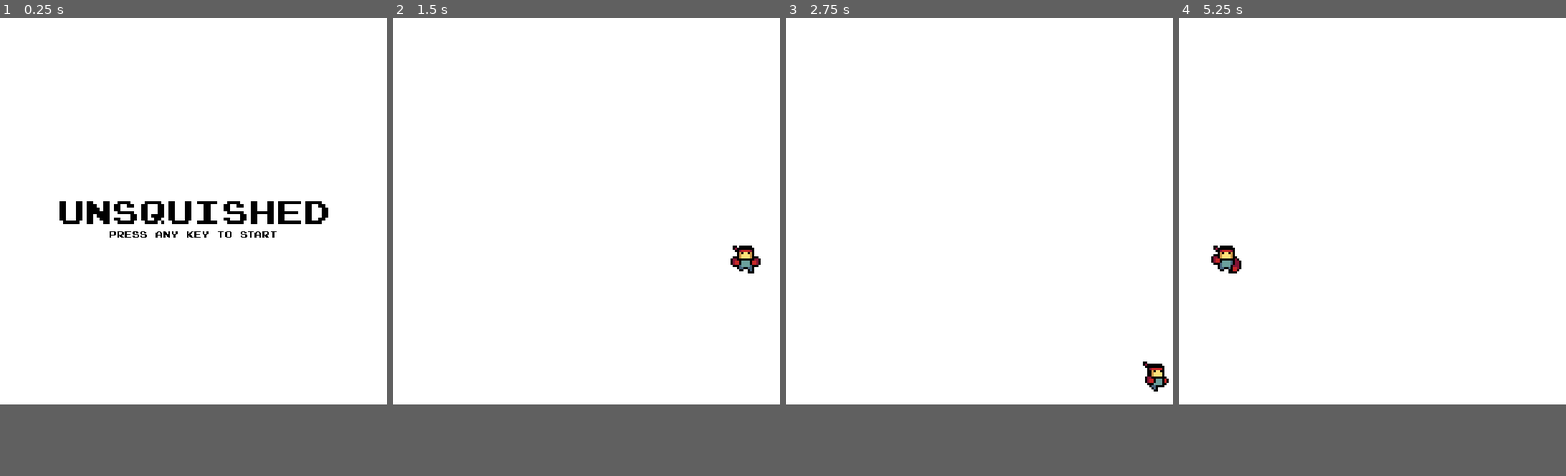
Above: before the commit, frames 1-4 (left to right).
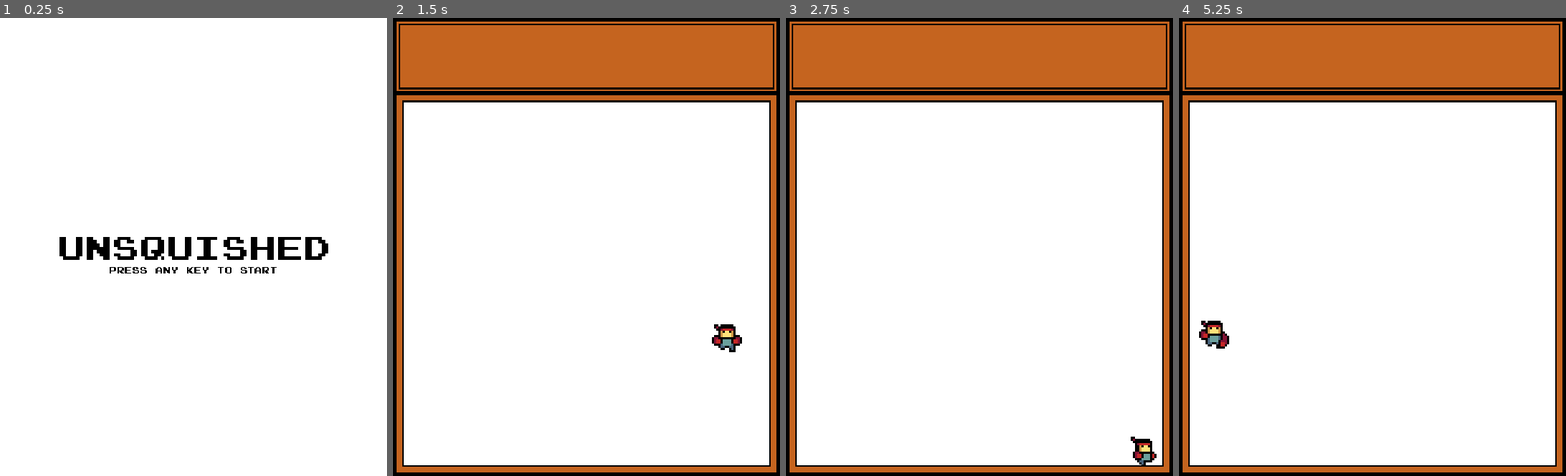
Above: after the commit, the same moments.

Repository: Compsciler/Unsquished
Game: Godot game, scene res://title_scene.tscn
The game is run twice, just before and just after one commit, with the same random seed, the same clock (stepped at 60 frames per second) and the same inputs. The engine's default icon, where the game draws it, is replaced by a stand-in: a white triangle on a blue panel in a dark square.
Inputs:
- Up to frame 1 (0.25 s): no input
- Up to frame 2 (1.5 s): tap Enter at 0.5 s; hold D (right) 0.53-1.28 s; tap J (hit) at 0.6 s; hold S (down) from 1.28 s (still down); tap Space (super) at 1.35 s
- Up to frame 3 (2.75 s): release S (down) at 2.03 s; hold D (right) from 2.03 s (still down); tap J (hit) at 2.1 s
- Up to frame 4 (5.25 s): release D (right) at 2.78 s; hold W (up) 2.78-3.53 s; tap Space (super) at 2.85, 4.35 s; hold A (left) 3.53-5.03 s; tap J (hit) at 3.6, 5.1 s; hold S (down) from 5.03 s (still down)
In our replay, the window is 540x540 before the commit and 540x640 after it. These sizes can differ from the game's own. Grey fills any space a smaller window leaves; there, only what the larger window draws over its background counts as a difference.

The runs differ from the first frame. In frame 1, 3.9% of the frame differs, in the area x 15-85%, y 40-56%; in frame 2, 26%; in frame 3, 26%; in frame 4, 26%, in the area x 0-100%, y 0-100%.

Commit message:
add ui

Diff:
--- a/node_2d.tscn
+++ b/node_2d.tscn
@@ -7,6 +7,7 @@
 [ext_resource type="PackedScene" uid="uid://cydbij7ixi433" path="res://ui.tscn" id="4_o1f02"]
 
 [node name="Node2D" type="Node2D"]
+position = Vector2(5, 110)
 
 [node name="FloorTiles" parent="." instance=ExtResource("3_wlm5c")]
 
@@ -17,4 +18,27 @@
 [node name="Walls" parent="." instance=ExtResource("2_4k04h")]
 position = Vector2(275, 274)
 
+[node name="UpWall" parent="Walls" index="0"]
+position = Vector2(210, -258)
+
+[node name="DownWall" parent="Walls" index="1"]
+position = Vector2(212, 236)
+
+[node name="LeftWall" parent="Walls" index="2"]
+position = Vector2(-262, 0)
+
+[node name="RightWall" parent="Walls" index="3"]
+position = Vector2(239, 0)
+
+[node name="CollisionShape2D" parent="Walls/OuterWalls" index="0"]
+position = Vector2(-26, 271)
+
+[node name="CollisionShape2D3" parent="Walls/OuterWalls" index="2"]
+position = Vector2(543, 270)
+
+[node name="CollisionShape2D4" parent="Walls/OuterWalls" index="3"]
+position = Vector2(272, 543)
+
 [node name="ui" parent="." instance=ExtResource("4_o1f02")]
+
+[editable path="Walls"]
--- a/project.godot
+++ b/project.godot
@@ -22,7 +22,7 @@
 [display]
 
 window/size/viewport_width=540
-window/size/viewport_height=540
+window/size/viewport_height=640
 window/stretch/mode="viewport"
 window/stretch/aspect="keep_width"
 
--- a/ui.tscn
+++ b/ui.tscn
@@ -1,3 +1,14 @@
-[gd_scene format=3 uid="uid://cydbij7ixi433"]
+[gd_scene load_steps=2 format=3 uid="uid://cydbij7ixi433"]
+
+[ext_resource type="Texture2D" uid="uid://dwi2tmrtuxep4" path="res://Art/ui_frame.png" id="1_8cxuw"]
 
 [node name="ui" type="CanvasLayer"]
+
+[node name="TextureRect" type="TextureRect" parent="."]
+texture_filter = 1
+anchors_preset = 15
+anchor_right = 1.0
+anchor_bottom = 1.0
+grow_horizontal = 2
+grow_vertical = 2
+texture = ExtResource("1_8cxuw")
Not shown: 1 places in character_body_2d.tscn that only renumber resources
